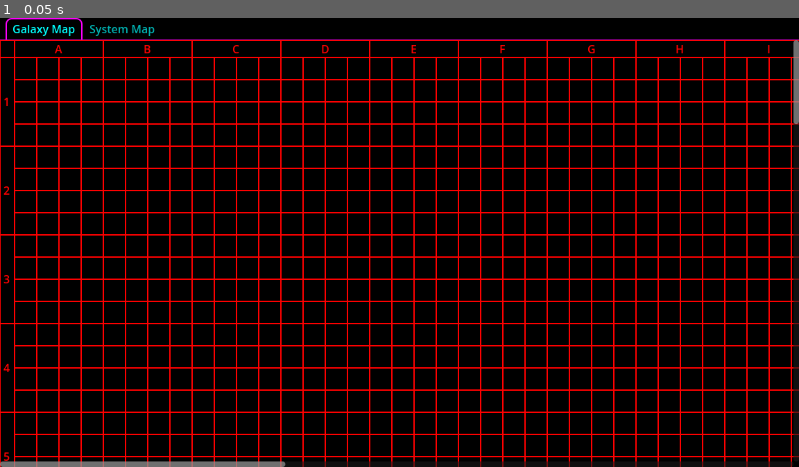
Above: before the commit, frame 1.
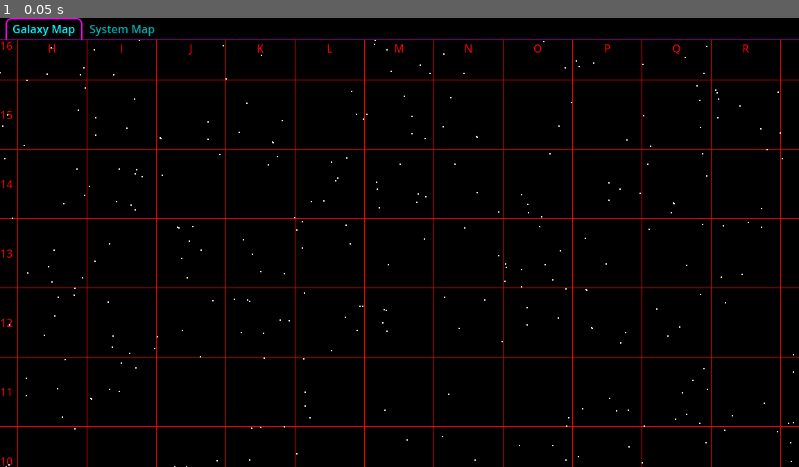
Above: after the commit, the same moment.

Repository: DrkDragon/Navella
Game: Godot game, scene res://ui.tscn
Same seed, same stepped clock (60 frames per second), same inputs: the game is played once before the commit and once after it.
Inputs:
- Up to frame 1 (0.05 s): no input

The runs differ from the first frame. In frame 1, 19% of the frame differs, in the area x 0-100%, y 4-100%.

Commit message:
Reimplemented map using BitMap and added ability to select systems

Diff:
--- a/src/circle.tres
+++ b/src/circle.tres
@@ -2,12 +2,12 @@
 
 [sub_resource type="Gradient" id="Gradient_23g44"]
 offsets = PackedFloat32Array(0.9588235, 1)
-colors = PackedColorArray(1, 1, 1, 1, 0, 0, 0, 1)
+colors = PackedColorArray(1, 1, 1, 1, 1, 1, 1, 0)
 
 [resource]
 gradient = SubResource("Gradient_23g44")
-width = 16
-height = 16
+width = 1024
+height = 1024
 fill = 1
 fill_from = Vector2(0.5, 0.5)
 fill_to = Vector2(0.5, 0)
--- /dev/null
+++ b/src/galaxy_map.gd
@@ -0,0 +1,194 @@
+extends Node2D
+
+const CIRCLE := preload("res://circle.tres")
+const SYSTEM_POINTS := preload("res://system_points.png")
+const TILE_SIZE := 25
+const TILE_COUNT := 4
+const SECTOR_SIZE := TILE_SIZE * TILE_COUNT
+const SECTOR_COUNT := 25
+const MAP_SIZE := SECTOR_SIZE * SECTOR_COUNT
+const POINT_SCALE := 1.0 / 512
+const LABEL_SCALE := 1.0 / 2
+const LETTERS := "ABCDEFGHIJKLMNOPQRSTUVWXY"
+
+signal zoom_changed
+
+class GridLabel extends Label:
+	var fix_index := 0
+	var fix_column := false
+
+	func _init() -> void:
+		add_theme_color_override("font_color", Color.RED)
+
+	func fix_to_column(index: int) -> void:
+		fix_index = index
+		fix_column = true
+		horizontal_alignment = HORIZONTAL_ALIGNMENT_CENTER
+		vertical_alignment = VERTICAL_ALIGNMENT_TOP
+
+		text = LETTERS[index]
+
+	func fix_to_row(index: int) -> void:
+		fix_index = index
+		fix_column = false
+		horizontal_alignment = HORIZONTAL_ALIGNMENT_LEFT
+		vertical_alignment = VERTICAL_ALIGNMENT_CENTER
+
+		text = str(SECTOR_COUNT - index)
+
+	func _process(_delta: float) -> void:
+		var viewport := get_viewport()
+		var camera := viewport.get_camera_2d()
+
+		scale = Vector2.ONE / camera.zoom.maxf(LABEL_SCALE)
+		size = (Vector2.ONE * SECTOR_SIZE) / scale
+
+		var camera_offset := camera.position - (
+			Vector2(viewport.size / 2) / camera.zoom
+		)
+
+		if fix_column:
+			position = Vector2(
+				fix_index * SECTOR_SIZE,
+				camera_offset.y
+			)
+		else:
+			position = Vector2(
+				camera_offset.x,
+				fix_index * SECTOR_SIZE
+			)
+
+class SystemPoint extends Sprite2D:
+	func _init() -> void:
+		texture = CIRCLE
+
+	func select() -> void:
+		for point in get_tree().get_nodes_in_group("selected_system"):
+			point.deselect()
+		add_to_group("selected_system")
+		queue_redraw()
+
+	func deselect() -> void:
+		remove_from_group("selected_system")
+		queue_redraw()
+
+	func _process(_delta: float) -> void:
+		if not is_in_group("selected_system"): return
+		queue_redraw()
+
+	func _draw() -> void:
+		if not is_in_group("selected_system"): return
+
+		draw_circle(
+			Vector2.ZERO,
+			texture.get_size().x / 2,
+			Color.CYAN.lerp(
+				Color.MAGENTA,
+				clampf((sin(Time.get_ticks_msec() / 1000.0 * TAU) + 1) / 2, 0, 1)
+			),
+			false
+		)
+
+var camera := Camera2D.new()
+
+func real_size(size: Vector2) -> Vector2:
+	return size * camera.zoom
+
+func _init() -> void:
+	camera.position = Vector2.ONE * MAP_SIZE / 2
+	add_child(camera)
+
+	for i in range(SECTOR_COUNT):
+		var row_label := GridLabel.new()
+		row_label.fix_to_row(i)
+		add_child(row_label)
+
+		var column_label := GridLabel.new()
+		column_label.fix_to_column(i)
+		add_child(column_label)
+
+	for y in range(MAP_SIZE):
+		for x in range(MAP_SIZE):
+			if not SYSTEM_POINTS.get_bit(x, y): continue
+
+			var point := SystemPoint.new()
+
+			point.position = Vector2(x, y)
+
+			zoom_changed.connect(func():
+				point.scale = ((Vector2.ONE / camera.zoom) * POINT_SCALE).maxf(
+					POINT_SCALE / 2
+				)
+			)
+
+			add_child(point)
+
+	zoom_changed.emit()
+
+func _unhandled_input(event: InputEvent) -> void:
+	if event is InputEventMouseButton:
+		if event.button_index == MOUSE_BUTTON_WHEEL_UP:
+			camera.zoom *= 1.1
+			zoom_changed.emit()
+			queue_redraw()
+		elif event.button_index == MOUSE_BUTTON_WHEEL_DOWN:
+			camera.zoom /= 1.1
+			zoom_changed.emit()
+			queue_redraw()
+		elif event.button_index == MOUSE_BUTTON_LEFT and event.pressed:
+			var top_node: SystemPoint = null
+			var top_distance := INF
+
+			for node in get_children():
+				if node is not SystemPoint: continue
+
+				var distance: float = node.position.distance_to(
+					get_local_mouse_position()
+				)
+				if distance >= top_distance: continue
+
+				top_node = node
+				top_distance = distance
+
+			if top_node != null:
+				top_node.select()
+			else:
+				for point in get_tree().get_nodes_in_group("selected_system"):
+					point.deselect()
+	elif event is InputEventMouseMotion:
+		if Input.is_mouse_button_pressed(MOUSE_BUTTON_RIGHT):
+			camera.position -= event.screen_relative / camera.zoom
+
+func _draw() -> void:
+	for row in range(TILE_SIZE):
+		for column in range(TILE_SIZE):
+			draw_rect(
+				Rect2(
+					column * SECTOR_SIZE,
+					row * SECTOR_SIZE,
+					SECTOR_SIZE,
+					SECTOR_SIZE
+				),
+				Color.RED,
+				false,
+				(1 if real_size(Vector2.ONE).x > 2 else 2) if real_size(Vector2.ONE).x > 1 else -1
+			)
+
+			for subrow in range(TILE_COUNT):
+				for subcolumn in range(TILE_COUNT):
+					if real_size(Vector2.ONE).x > 1:
+						draw_rect(
+							Rect2(
+								column * SECTOR_SIZE +
+									subcolumn * TILE_SIZE,
+								row * SECTOR_SIZE +
+									subrow * TILE_SIZE,
+								TILE_SIZE,
+								TILE_SIZE
+							),
+							Color.RED,
+							false
+						)
+
+static func get_coord(row: int, column: int, subrow: int, subcolumn: int) -> String:
+	return LETTERS[column - 1] + str(row) + "-" + LETTERS[subcolumn] + str(subrow + 1)
--- a/src/red_box.tres
+++ /dev/null
@@ -1,10 +0,0 @@
-[gd_resource type="StyleBoxFlat" format=3 uid="uid://3bugcyfhi47r"]
-
-[resource]
-bg_color = Color(0, 0, 0, 0)
-border_width_left = 1
-border_width_top = 1
-border_width_right = 1
-border_width_bottom = 1
-border_color = Color(1, 0, 0, 1)
-corner_detail = 1
--- a/src/system_map.gd
+++ /dev/null
@@ -1,64 +0,0 @@
-extends GridContainer
-
-const RED_BOX := preload("res://red_box.tres")
-const CIRCLE := preload("res://circle.tres")
-const LETTERS := "ABCDEFGHIJKLMNOPQRSTUVWXYZ"
-
-class SystemPoint extends TextureRect:
-	func _init() -> void:
-		texture = CIRCLE
-
-func _init() -> void:
-	for row in range(26):
-		for column in range(26):
-			if row == 0 and column == 0:
-				var space := Panel.new()
-				space.add_theme_stylebox_override("panel", RED_BOX)
-				add_child(space)
-			elif row == 0 or column == 0:
-				var label := Label.new()
-				label.horizontal_alignment = HORIZONTAL_ALIGNMENT_CENTER
-				label.add_theme_color_override("font_color", Color.RED)
-
-				if row == 0: label.text = str(LETTERS[column - 1])
-				else: label.text = str(row)
-
-				var container := PanelContainer.new()
-				container.add_theme_stylebox_override("panel", RED_BOX)
-				container.add_child(label)
-
-				add_child(container)
-			else:
-				add_child(create_zone(func(_system: String) -> bool:
-					return false
-				, row, column))
-
-static func create_zone(has_system: Callable, row: int, column: int) -> GridContainer:
-	var result := GridContainer.new()
-	result.columns = 4
-	result.add_theme_constant_override("h_separation", 0)
-	result.add_theme_constant_override("v_separation", 0)
-
-	for subrow in range(4):
-		for subcolumn in range(4):
-			var coord := get_coord(row, column, subrow, subcolumn)
-
-			var cell := PanelContainer.new()
-			cell.custom_minimum_size = Vector2.ONE * 32
-			cell.tooltip_text = coord
-			cell.add_theme_stylebox_override("panel", RED_BOX)
-
-			result.add_child(cell)
-
-			if not has_system.call(coord): continue
-
-			var center := CenterContainer.new()
-			cell.add_child(center)
-
-			var point := SystemPoint.new()
-			center.add_child(point)
-
-	return result
-
-static func get_coord(row: int, column: int, subrow: int, subcolumn: int) -> String:
-	return LETTERS[column - 1] + str(row) + "-" + LETTERS[subcolumn] + str(subrow + 1)
--- a/src/ui.tscn
+++ b/src/ui.tscn
@@ -1,6 +1,6 @@
 [gd_scene load_steps=7 format=3 uid="uid://bd3le6gt1rqkv"]
 
-[ext_resource type="Script" uid="uid://dt7y4ilhgx6qi" path="res://system_map.gd" id="1_fyqef"]
+[ext_resource type="Script" uid="uid://dt7y4ilhgx6qi" path="res://galaxy_map.gd" id="1_fyqef"]
 
 [sub_resource type="StyleBoxFlat" id="StyleBoxFlat_fyqef"]
 bg_color = Color(0, 0, 0, 1)
@@ -58,17 +58,19 @@
 theme_override_styles/tab_focus = SubResource("StyleBoxEmpty_fyqef")
 current_tab = 0
 
-[node name="Galaxy Map" type="ScrollContainer" parent="."]
+[node name="Galaxy Map" type="SubViewportContainer" parent="."]
 layout_mode = 2
+stretch = true
 metadata/_tab_index = 0
 
-[node name="System Map" type="GridContainer" parent="Galaxy Map"]
-layout_mode = 2
-size_flags_horizontal = 3
-size_flags_vertical = 3
-theme_override_constants/h_separation = 0
-theme_override_constants/v_separation = 0
-columns = 26
+[node name="SubViewport" type="SubViewport" parent="Galaxy Map"]
+transparent_bg = true
+handle_input_locally = false
+size = Vector2i(1152, 616)
+render_target_update_mode = 4
+
+[node name="Galaxy Map" type="Node2D" parent="Galaxy Map/SubViewport"]
+position = Vector2(0, 32)
 script = ExtResource("1_fyqef")
 
 [node name="System Map" type="ScrollContainer" parent="."]
Renamed: src/system_map.gd.uid -> src/galaxy_map.gd.uid
Binary file added: src/system_points.png
Not shown, added: src/system_points.png.import
Not shown, changed: index.html
Not shown, changed: index.pck
